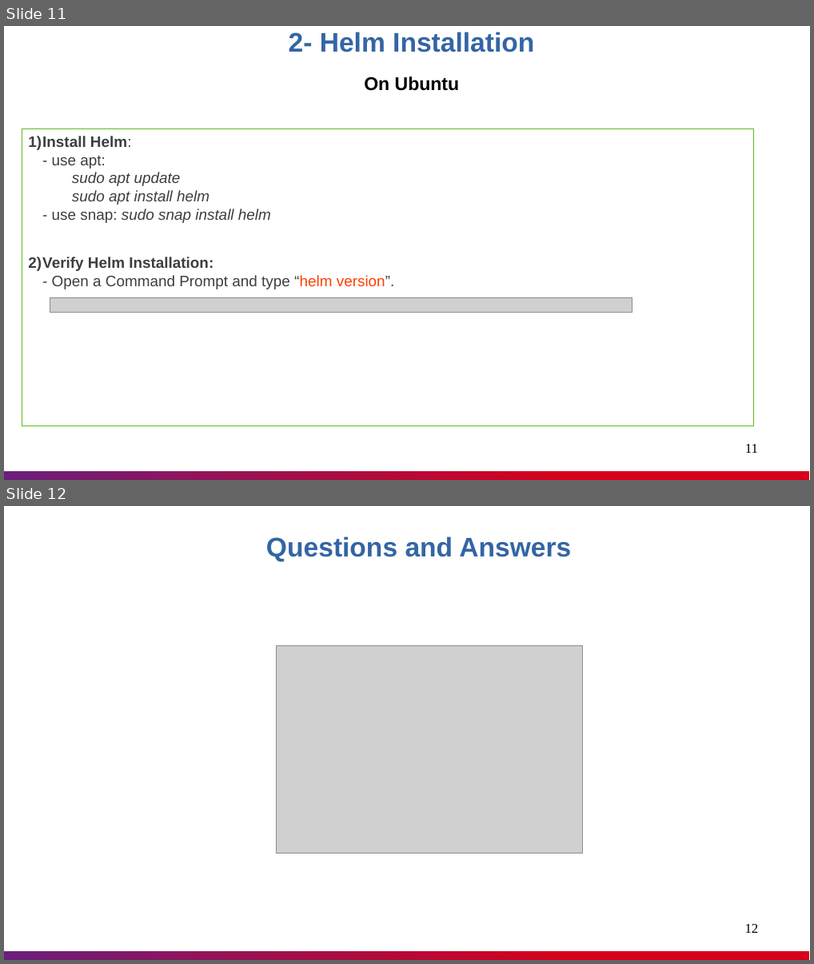
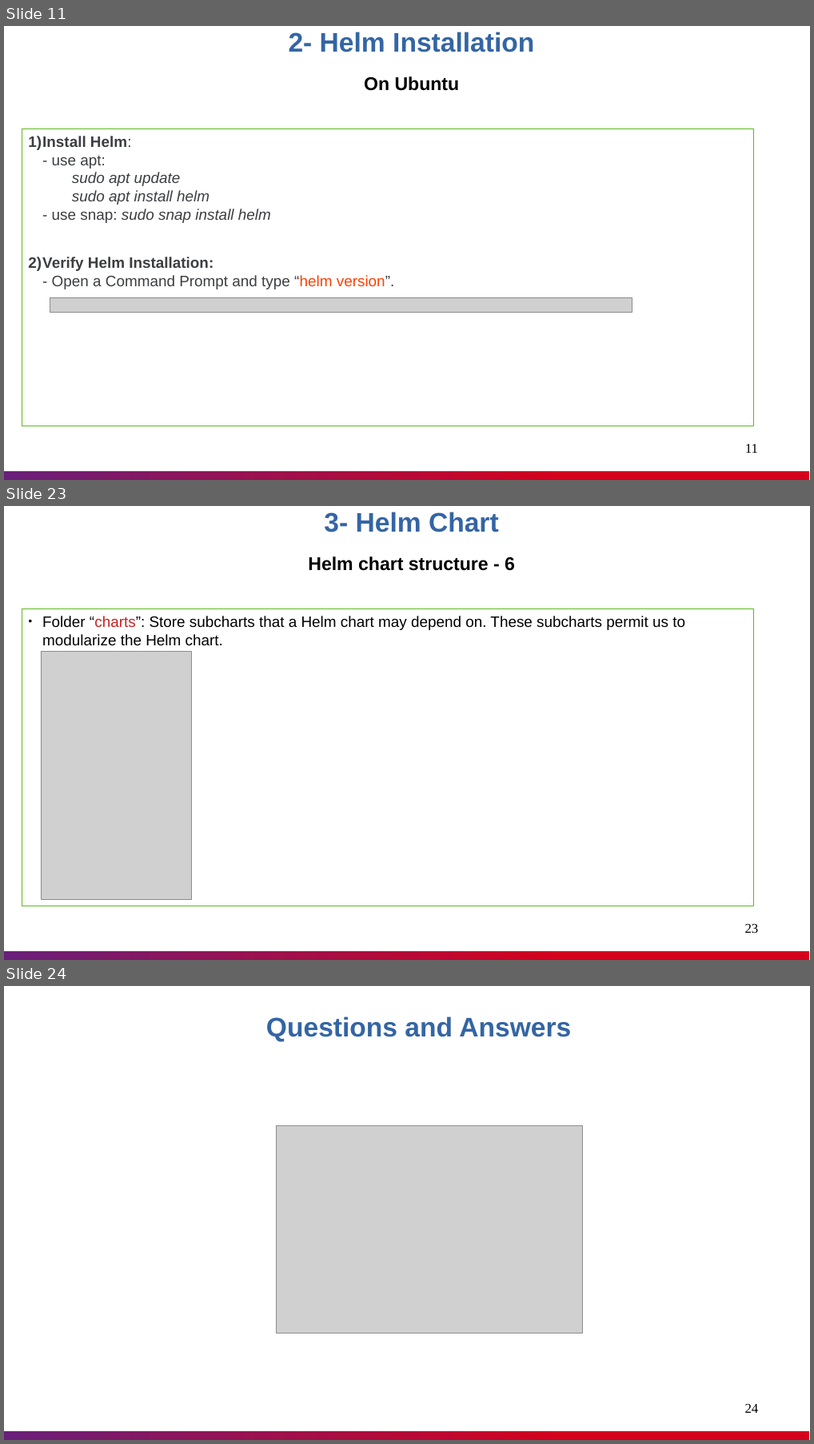
Before and after one commit to nashtech-garage/azure-devops-ci-cd, a slide deck: helm/documents/Helm_Knowledge_Sharing.pptx. Shown one above the other, each under a label of ours: slides 11 and 12 before the commit, slides 11, 23 and 24 after it; the slides between them are not shown. The pictures are 814x964 and 814x1444 pixels, drawn with LibreOffice and Linux fonts; fonts in the diff are those of the drawing; grey boxes stand for pictures. Boxes give left, top, right and bottom in pixels: in the first picture for what was removed or moved away, otherwise in the second. Text is boxed around its words. In the diff, an @@ line names an element or a change of style, - is before the commit and + after.

Commit message:
Helm: update presentation file

```diff
--- a/helm/documents/Helm_Knowledge_Sharing.pptx
+++ b/helm/documents/Helm_Knowledge_Sharing.pptx
@@ slide 23 added at (4, 506, 810, 960), background #FFFFFF; not listed: 1 template element that a slide beside it also shows @@
@@ text added at (308, 512, 515, 571), 22 pt, text #000000, bold @@
+3- Helm Chart
+Helm chart structure - 6
@@ rectangle added at (22, 609, 754, 905), outline #5EB91E 0.51 pt, 18 pt, text #000000 @@
+● Folder “charts”: Store subcharts that a Helm chart may depend on. These subcharts permit us to modularize the Helm chart.
@@ picture added at (41, 651, 191, 900) @@
@@ page number added at (746, 924, 759, 932), 16 pt, text #000000 @@
+23
@@ what was slide 12 is now slide 24 @@
@@ page number at (746, 1404, 759, 1412): text changed @@
-12
+24
```
Also in this commit, not shown: 2 slides changed, 12 other slides added, 1 slide removed.
